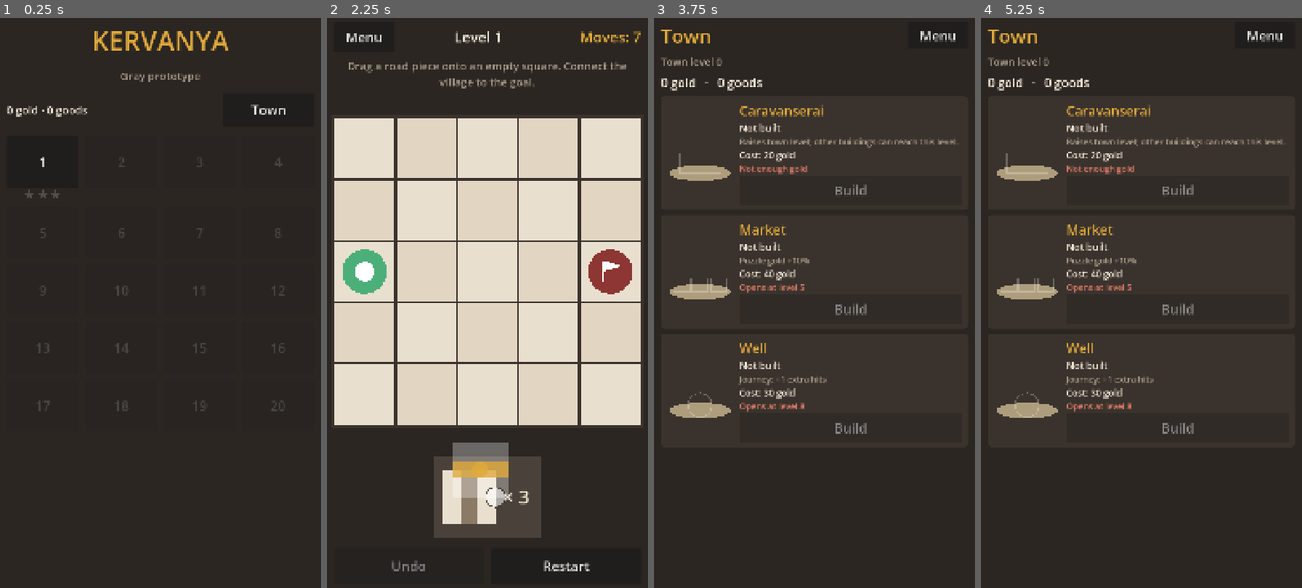
Above: before the commit, frames 1-4 (left to right).
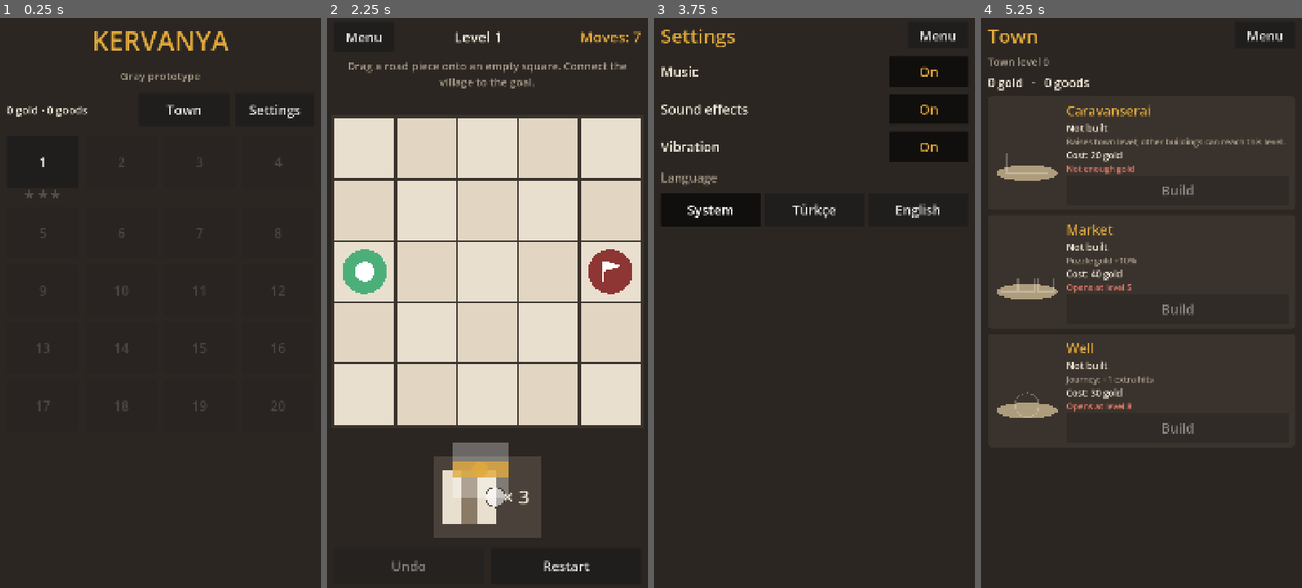
Above: after the commit, the same moments.

Repository: Cagin-karatas/kervanya
Game: Godot game, scene res://scenes/boot.tscn
Two runs of this game, one before a commit and one after it. Both use one fixed random seed, a clock stepped at 60 frames per second and the inputs below.
Inputs (mouse positions are in pixels of both pictures, inside the frame that each line leads up to):
- Up to frame 1 (0.25 s): no input
- Up to frame 2 (2.25 s): click "Town" at 0.5 s; click "Menu" at 1.25 s; click "1" at 2 s
- Up to frame 3 (3.75 s): click "Menu" at 2.75 s; click (930, 109) at 3.5 s, where only the run after the commit has a clickable "Settings"
- Up to frame 4 (5.25 s): click "Menu" at 4.25 s; click "Town" at 5 s

The runs differ from the first frame. In frame 1, 0.2% of the frame differs, in the area x 52-94%, y 15-18%; in frame 2, nothing differs; in frame 3, 13%, in the area x 1-98%, y 1-73%; in frame 4, nothing differs.

Commit message:
Ses ve müzik paketi, AudioManager ve Ayarlar ekranı (plan §12)
- tools/gen_audio.py: 21 efekt + 3 müzik döngüsü tamamen sentezle (saz benzeri telli,
  ney benzeri üflemeli, bendir/darbuka; Hicaz ve pentatonik). Dış kaynak/lisans yok.
- AudioManager: Music/SFX kanalları, yumuşak müzik geçişi, efekt havuzu ve düzey tablosu,
  arka planda müzik durur, titreşim (mobil)
- Ayarlar: müzik / efekt / titreşim ayrı ayrı; dil (Sistem / Türkçe / English); kayıtta kalır
- Sesler: parça alma/bırakma/döndürme/geri alma/geçersiz, hedef bağlanınca çan, kazanma/kaybetme,
  yıldızlar, yolculuk (altın, nadir mal, çarpma, kaydırma, hızlanma), bina kurma/geliştirme, düğmeler
- Analitik: settings_changed. docs/lisanslar.md varlık envanteri
- Testler: 722 birim kontrol (ses dosyaları ve koddaki her ses çağrısı denetlenir);
  oyun testi audio 17, full 79, editor 14, tutorial 7, town 11, junction 6

Co-Authored-By: Claude Opus 5.5 <noreply@anthropic.com>
Claude-Session: https://claude.ai/code/session_013AW1KqiLTRTQPuMbrZxGVx

Diff:
--- /dev/null
+++ b/default_bus_layout.tres
@@ -0,0 +1,15 @@
+[gd_resource type="AudioBusLayout" format=3]
+
+[resource]
+bus/1/name = &"Music"
+bus/1/solo = false
+bus/1/mute = false
+bus/1/bypass_fx = false
+bus/1/volume_db = -6.0
+bus/1/send = &"Master"
+bus/2/name = &"SFX"
+bus/2/solo = false
+bus/2/mute = false
+bus/2/bypass_fx = false
+bus/2/volume_db = 0.0
+bus/2/send = &"Master"
--- a/localization/strings.csv
+++ b/localization/strings.csv
@@ -52,3 +52,13 @@
 R_GOODS,Not enough goods,Yetersiz ticaret malı
 GOLD_BONUS,Market bonus: +%d%%,Pazar bonusu: +%%%d
 TUT_JUNCTION,"The junction splits the road in two: connect the market and the goal at once.","Kavşak yolu ikiye ayırır: pazarı ve hedefi aynı anda bağla."
+SETTINGS,Settings,Ayarlar
+MUSIC,Music,Müzik
+SFX,Sound effects,Ses efektleri
+VIBRATION,Vibration,Titreşim
+LANGUAGE,Language,Dil
+LANG_SYSTEM,System,Sistem
+LANG_TR,Türkçe,Türkçe
+LANG_EN,English,English
+ON,On,Açık
+OFF,Off,Kapalı
--- a/project.godot
+++ b/project.godot
@@ -28,6 +28,7 @@
 GameState="*res://scripts/autoload/game_state.gd"
 SceneRouter="*res://scripts/autoload/scene_router.gd"
 AnalyticsService="*res://scripts/autoload/analytics_service.gd"
+AudioManager="*res://scripts/autoload/audio_manager.gd"
 
 [display]
 
--- /dev/null
+++ b/scenes/settings.tscn
@@ -0,0 +1,12 @@
+[gd_scene load_steps=2 format=3]
+
+[ext_resource type="Script" path="res://scripts/scenes/settings.gd" id="1"]
+
+[node name="Settings" type="Control"]
+layout_mode = 3
+anchors_preset = 15
+anchor_right = 1.0
+anchor_bottom = 1.0
+grow_horizontal = 2
+grow_vertical = 2
+script = ExtResource("1")
--- a/scripts/autoload/analytics_service.gd
+++ b/scripts/autoload/analytics_service.gd
@@ -15,7 +15,7 @@
 	"tile_placed", "tile_rotated", "tile_moved", "tile_returned", "tile_undo",
 	"assist_triggered", "report_opened",
 	"journey_start", "journey_hit", "journey_complete",
-	"building_upgrade", "town_opened",
+	"building_upgrade", "town_opened", "settings_changed",
 ]
 
 var log_path := LOG_PATH
--- /dev/null
+++ b/scripts/autoload/audio_manager.gd
@@ -0,0 +1,148 @@
+extends Node
+## Ses yöneticisi (plan §5 AudioManager, §12 ses planı).
+## - Müzik ve efekt ayrı kanallarda (Music / SFX bus); her kanal ve titreşim ayarlardan ayrı kapatılır.
+## - Müzik parçaları arasında yumuşak geçiş; uygulama arka plana geçince müzik durur.
+## - Efektler küçük bir oynatıcı havuzundan çalar; aynı efekt art arda gelirse hafif perde farkı.
+
+const SFX_PATH := "res://assets/audio/sfx/%s.wav"
+const MUSIC_PATH := "res://assets/audio/music/%s.ogg"
+const POOL_SIZE := 8
+const FADE_TIME := 0.8
+
+## Efekt başına ses düzeyi (dB) — sentez seviyelerini dengelemek için.
+const SFX_DB := {
+	"tile_invalid": -9.0, "level_fail": -5.0, "hint": -6.0, "ui_tap": -8.0,
+	"tile_pick": -4.0, "tile_place": -2.0, "journey_swipe": -6.0, "journey_boost": -4.0,
+}
+const SFX_NAMES := [
+	"ui_tap", "tile_pick", "tile_place", "tile_rotate", "tile_return", "tile_invalid", "undo",
+	"route_connect", "level_win", "level_fail", "star_1", "star_2", "star_3", "hint",
+	"journey_coin", "journey_rare", "journey_hit", "journey_swipe", "journey_boost",
+	"building_build", "building_upgrade",
+]
+const MUSIC_NAMES := ["puzzle_world1", "town", "journey"]
+
+var current_music := ""
+var _sfx: Dictionary = {}
+var _pool: Array[AudioStreamPlayer] = []
+var _next := 0
+var _music_a: AudioStreamPlayer
+var _music_b: AudioStreamPlayer
+var _active_music: AudioStreamPlayer
+var _music_paused_by_focus := false
+var played_log: Array[String] = []  # testler için son çalınan efektler
+
+
+func _ready() -> void:
+	process_mode = Node.PROCESS_MODE_ALWAYS
+	for i in range(POOL_SIZE):
+		var p := AudioStreamPlayer.new()
+		p.bus = &"SFX"
+		add_child(p)
+		_pool.append(p)
+	_music_a = _make_music_player()
+	_music_b = _make_music_player()
+	_active_music = _music_a
+	for n in SFX_NAMES:
+		var path := SFX_PATH % n
+		if ResourceLoader.exists(path):
+			_sfx[n] = load(path)
+	apply_settings()
+
+
+func _make_music_player() -> AudioStreamPlayer:
+	var p := AudioStreamPlayer.new()
+	p.bus = &"Music"
+	p.volume_db = -80.0
+	add_child(p)
+	return p
+
+
+func _settings() -> Dictionary:
+	var gs := get_node_or_null("/root/GameState")
+	return gs.data.get("settings", {}) if gs != null else {}
+
+
+func is_enabled(key: String) -> bool:
+	return bool(_settings().get(key, true))
+
+
+## Ayar değişince kanalları sustur/aç.
+func apply_settings() -> void:
+	_set_bus_mute("Music", not is_enabled("music"))
+	_set_bus_mute("SFX", not is_enabled("sfx"))
+
+
+func _set_bus_mute(bus: String, mute: bool) -> void:
+	var idx := AudioServer.get_bus_index(bus)
+	if idx >= 0:
+		AudioServer.set_bus_mute(idx, mute)
+
+
+func has_sfx(sfx_name: String) -> bool:
+	return _sfx.has(sfx_name)
+
+
+func play_sfx(sfx_name: String, pitch_jitter: float = 0.0) -> void:
+	played_log.append(sfx_name)
+	if played_log.size() > 64:
+		played_log.pop_front()
+	if not _sfx.has(sfx_name) or not is_enabled("sfx"):
+		return
+	var p := _pool[_next]
+	_next = (_next + 1) % _pool.size()
+	p.stream = _sfx[sfx_name]
+	p.volume_db = float(SFX_DB.get(sfx_name, 0.0))
+	p.pitch_scale = 1.0 + randf_range(-pitch_jitter, pitch_jitter)
+	p.play()
+
+
+func play_music(track: String) -> void:
+	if track == current_music:
+		return
+	current_music = track
+	var path := MUSIC_PATH % track
+	if not ResourceLoader.exists(path):
+		return
+	var stream: AudioStream = load(path)
+	if stream is AudioStreamOggVorbis:
+		stream.loop = true
+	var incoming := _music_b if _active_music == _music_a else _music_a
+	var outgoing := _active_music
+	incoming.stream = stream
+	incoming.volume_db = -40.0
+	incoming.play()
+	var tw := create_tween().set_parallel(true)
+	tw.tween_property(incoming, "volume_db", 0.0, FADE_TIME)
+	tw.tween_property(outgoing, "volume_db", -60.0, FADE_TIME)
+	tw.chain().tween_callback(outgoing.stop)
+	_active_music = incoming
+
+
+func stop_music() -> void:
+	current_music = ""
+	var tw := create_tween()
+	tw.tween_property(_active_music, "volume_db", -60.0, FADE_TIME)
+	tw.tween_callback(_active_music.stop)
+
+
+func vibrate(ms: int = 40) -> void:
+	if is_enabled("vibration") and OS.has_feature("mobile"):
+		Input.vibrate_handheld(ms)
+
+
+func is_music_playing() -> bool:
+	return _active_music.playing and not _active_music.stream_paused
+
+
+## Plan §12: uygulama arka plana geçince müzik durur, öne gelince devam eder.
+func _notification(what: int) -> void:
+	match what:
+		NOTIFICATION_APPLICATION_PAUSED, NOTIFICATION_APPLICATION_FOCUS_OUT:
+			if _active_music.playing:
+				_active_music.stream_paused = true
+				_music_paused_by_focus = true
+		NOTIFICATION_APPLICATION_RESUMED, NOTIFICATION_APPLICATION_FOCUS_IN:
+			if _music_paused_by_focus:
+				_active_music.stream_paused = false
+				_music_paused_by_focus = false
--- a/scripts/autoload/game_state.gd
+++ b/scripts/autoload/game_state.gd
@@ -18,6 +18,21 @@
 	load_levels()
 	data = SaveManager.load_data()
 	SaveManager.save_data(data)
+	apply_language()
+
+
+func apply_language() -> void:
+	var code := str(data.get("settings", {}).get("language", ""))
+	TranslationServer.set_locale(code if not code.is_empty() else OS.get_locale_language())
+
+
+func set_setting(key: String, value) -> void:
+	data["settings"][key] = value
+	SaveManager.save_data(data)
+	if key == "language":
+		apply_language()
+	AudioManager.apply_settings()
+	AnalyticsService.track("settings_changed", {"setting": key, "value": (str(value) if str(value) != "" else "system") if value is String else value})
 
 
 func load_levels() -> void:
--- a/scripts/autoload/save_manager.gd
+++ b/scripts/autoload/save_manager.gd
@@ -27,7 +27,7 @@
 		"building_levels": {},
 		"daily_task_state": {},
 		"cosmetics_owned": [],
-		"settings": {"music": true, "sfx": true, "vibration": true},
+		"settings": {"music": true, "sfx": true, "vibration": true, "language": ""},
 		"privacy_choices": {},
 		"content_pack_version": 1,
 		"purchase_entitlements": [],
--- a/scripts/autoload/scene_router.gd
+++ b/scripts/autoload/scene_router.gd
@@ -8,6 +8,7 @@
 const LEVEL_EDITOR := "res://scenes/level_editor.tscn"
 const JOURNEY := "res://scenes/journey.tscn"
 const TOWN := "res://scenes/town.tscn"
+const SETTINGS := "res://scenes/settings.tscn"
 
 
 func goto_menu() -> void:
@@ -31,6 +32,10 @@
 	_change(TOWN)
 
 
+func goto_settings() -> void:
+	_change(SETTINGS)
+
+
 func goto_test_report() -> void:
 	_change(TEST_REPORT)
 
--- a/scripts/scenes/journey.gd
+++ b/scripts/scenes/journey.gd
@@ -53,14 +53,19 @@
 	view = JourneyView.new()
 	view.model = model
 	view.size_flags_vertical = Control.SIZE_EXPAND_FILL
-	view.swiped.connect(func(dir: int) -> void: model.move(dir))
-	view.tapped.connect(func() -> void: model.boost())
+	view.swiped.connect(func(dir: int) -> void:
+		model.move(dir)
+		AudioManager.play_sfx("journey_swipe", 0.08))
+	view.tapped.connect(func() -> void:
+		model.boost()
+		AudioManager.play_sfx("journey_boost"))
 	box.add_child(view)
 
 	info_label = UiKit.label(tr("JOURNEY_HELP"), 32, UiKit.MUTED)
 	box.add_child(info_label)
 
 	_started_ms = Time.get_ticks_msec()
+	AudioManager.play_music("journey")
 	AnalyticsService.track("journey_start", {"level_number": _level_number, "difficulty": diff})
 	_refresh()
 
@@ -69,6 +74,14 @@
 	if _ending:
 		return
 	for e in model.step(minf(delta, 0.05)):
+		match e["type"]:
+			"coin":
+				AudioManager.play_sfx("journey_coin", 0.05)
+			"rare":
+				AudioManager.play_sfx("journey_rare")
+			"hit":
+				AudioManager.play_sfx("journey_hit")
+				AudioManager.vibrate(60)
 		if e["type"] == "hit":
 			view.flash = 1.0
 			AnalyticsService.track("journey_hit", {"level_number": _level_number, "hits": model.hits})
--- a/scripts/scenes/level_select.gd
+++ b/scripts/scenes/level_select.gd
@@ -29,7 +29,12 @@
 	town.size_flags_horizontal = Control.SIZE_FILL
 	town.custom_minimum_size.x = 300
 	bar.add_child(town)
+	var settings := UiKit.button(tr("SETTINGS"), SceneRouter.goto_settings, 110)
+	settings.size_flags_horizontal = Control.SIZE_FILL
+	settings.custom_minimum_size.x = 260
+	bar.add_child(settings)
 	box.add_child(bar)
+	AudioManager.play_music("town")
 	var grid := GridContainer.new()
 	grid.columns = 4
 	grid.add_theme_constant_override("h_separation", 20)
--- a/scripts/scenes/puzzle_board.gd
+++ b/scripts/scenes/puzzle_board.gd
@@ -55,6 +55,10 @@
 			canvas.tutorial_mode = "junction"
 	canvas.board_changed.connect(_on_board_changed)
 	canvas.rejected.connect(_on_rejected)
+	canvas.picked.connect(AudioManager.play_sfx.bind("tile_pick", 0.05))
+	AudioManager.play_music("puzzle_world1")
+	if canvas.show_hint:
+		AudioManager.play_sfx("hint")
 
 	var bottom := HBoxContainer.new()
 	bottom.add_theme_constant_override("separation", 24)
@@ -87,7 +91,17 @@
 	return Time.get_ticks_msec() - _started_ms
 
 
+const ACT_SFX := {"place": "tile_place", "rotate": "tile_rotate", "move": "tile_place",
+		"remove": "tile_return", "undo": "undo"}
+var _connected_hubs := 1
+
+
 func _on_model_acted(kind: String) -> void:
+	AudioManager.play_sfx(ACT_SFX.get(kind, "ui_tap"), 0.06)
+	var hubs := _count_connected_hubs()
+	if hubs > _connected_hubs and not model.is_complete():
+		AudioManager.play_sfx("route_connect")
+	_connected_hubs = hubs
 	if _is_test:
 		return
 	var names := {"place": "tile_placed", "rotate": "tile_rotated", "move": "tile_moved",
@@ -123,6 +137,9 @@
 
 func _finish(won: bool) -> void:
 	_ending = true
+	AudioManager.play_sfx("level_win" if won else "level_fail")
+	if not won:
+		AudioManager.vibrate(80)
 	canvas.input_locked = true
 	undo_button.disabled = true
 	if _is_test:
@@ -151,6 +168,11 @@
 
 
 func _on_rejected(reason: String) -> void:
+	if reason != "tap_tray":
+		AudioManager.play_sfx("tile_invalid")
+		AudioManager.vibrate(30)
+	else:
+		AudioManager.play_sfx("hint")
 	if reason == "no_moves":
 		info_label.text = tr("NO_MOVES")
 	elif reason == "tap_tray":
@@ -200,3 +222,12 @@
 func _leave_test() -> void:
 	GameState.test_level = null
 	SceneRouter.goto_level_editor()
+
+
+func _count_connected_hubs() -> int:
+	var r := model.reachable()
+	var n := 0
+	for c in [level.start_cell, level.goal_cell] + level.points_of_interest:
+		if r.has(c):
+			n += 1
+	return n
--- a/scripts/scenes/result_screen.gd
+++ b/scripts/scenes/result_screen.gd
@@ -11,6 +11,7 @@
 	box.add_child(UiKit.label(tr("LEVEL_N") % (idx + 1), 44, UiKit.MUTED))
 	box.add_child(UiKit.label(tr("WIN_TITLE") if won else tr("FAIL_TITLE"), 80, UiKit.ACCENT if won else UiKit.TEXT))
 	if won:
+		_play_stars(int(r.get("stars", 0)))
 		var stars := StarRow.new(r.get("stars", 0), 110.0)
 		stars.size_flags_horizontal = Control.SIZE_SHRINK_CENTER
 		box.add_child(stars)
@@ -43,6 +44,11 @@
 	box.add_child(UiKit.button(tr("MENU"), SceneRouter.goto_menu, 140))
 
 
+func _play_stars(n: int) -> void:
+	for i in range(n):
+		get_tree().create_timer(0.25 + i * 0.22).timeout.connect(AudioManager.play_sfx.bind("star_%d" % (i + 1)))
+
+
 func _notification(what: int) -> void:
 	if what == NOTIFICATION_WM_GO_BACK_REQUEST:
 		SceneRouter.goto_menu()
--- /dev/null
+++ b/scripts/scenes/settings.gd
@@ -0,0 +1,76 @@
+extends Control
+## Ayarlar (plan §12): müzik, efekt ve titreşim ayrı kapatılır; dil seçimi (Türkçe / İngilizce / sistem).
+
+const LANGS := [["", "LANG_SYSTEM"], ["tr", "LANG_TR"], ["en", "LANG_EN"]]
+
+var _toggles: Dictionary = {}
+var _lang_buttons: Dictionary = {}
+
+
+func _ready() -> void:
+	var box := UiKit.build_screen(self, 24)
+	var top := HBoxContainer.new()
+	var title := UiKit.label(tr("SETTINGS"), 64, UiKit.ACCENT, HORIZONTAL_ALIGNMENT_LEFT)
+	title.size_flags_horizontal = Control.SIZE_EXPAND_FILL
+	top.add_child(title)
+	var back := UiKit.button(tr("MENU"), SceneRouter.goto_menu, 90)
+	back.size_flags_horizontal = Control.SIZE_FILL
+	back.custom_minimum_size.x = 200
+	top.add_child(back)
+	box.add_child(top)
+
+	for key in ["music", "sfx", "vibration"]:
+		var row := HBoxContainer.new()
+		var l := UiKit.label(tr(key.to_upper()), 44, UiKit.TEXT, HORIZONTAL_ALIGNMENT_LEFT)
+		l.size_flags_horizontal = Control.SIZE_EXPAND_FILL
+		row.add_child(l)
+		# Telefonda kolay dokunulsun diye büyük Açık/Kapalı düğmesi (varsayılan anahtar çok küçük).
+		var cb := UiKit.button("", func() -> void: pass, 100)
+		cb.toggle_mode = true
+		cb.size_flags_horizontal = Control.SIZE_FILL
+		cb.custom_minimum_size.x = 260
+		cb.button_pressed = AudioManager.is_enabled(key)
+		_style_toggle(cb)
+		cb.toggled.connect(_on_toggled.bind(key))
+		row.add_child(cb)
+		box.add_child(row)
+		_toggles[key] = cb
+
+	box.add_child(UiKit.label(tr("LANGUAGE"), 40, UiKit.MUTED, HORIZONTAL_ALIGNMENT_LEFT))
+	var langs := HBoxContainer.new()
+	langs.add_theme_constant_override("separation", 12)
+	var group := ButtonGroup.new()
+	var current := str(GameState.data["settings"].get("language", ""))
+	for l in LANGS:
+		var b := UiKit.button(tr(l[1]), _on_language.bind(l[0]), 110)
+		b.toggle_mode = true
+		b.button_group = group
+		b.button_pressed = l[0] == current
+		langs.add_child(b)
+		_lang_buttons[l[0]] = b
+	box.add_child(langs)
+
+
+func _style_toggle(b: Button) -> void:
+	b.text = tr("ON") if b.button_pressed else tr("OFF")
+	b.add_theme_color_override("font_color", UiKit.ACCENT if b.button_pressed else UiKit.MUTED)
+	b.add_theme_color_override("font_pressed_color", UiKit.ACCENT)
+	b.add_theme_color_override("font_hover_pressed_color", UiKit.ACCENT)
+
+
+func _on_toggled(on: bool, key: String) -> void:
+	_style_toggle(_toggles[key])
+	GameState.set_setting(key, on)
+	if key == "vibration" and on:
+		AudioManager.vibrate(60)
+
+
+func _on_language(code: String) -> void:
+	GameState.set_setting("language", code)
+	# Metinler sahne kurulurken çevrildiği için ekranı yeniden aç.
+	SceneRouter.goto_settings()
+
+
+func _notification(what: int) -> void:
+	if what == NOTIFICATION_WM_GO_BACK_REQUEST:
+		SceneRouter.goto_menu()
--- a/scripts/scenes/town.gd
+++ b/scripts/scenes/town.gd
@@ -10,6 +10,7 @@
 
 func _ready() -> void:
 	AnalyticsService.track("town_opened", {"town_level": TownModel.town_level(GameState.data)})
+	AudioManager.play_music("town")
 	var box := UiKit.build_screen(self, 18)
 	var top := HBoxContainer.new()
 	var title := UiKit.label(tr("TOWN"), 64, UiKit.ACCENT, HORIZONTAL_ALIGNMENT_LEFT)
@@ -130,8 +131,10 @@
 
 
 func _on_upgrade(id: String) -> void:
+	var was := TownModel.level_of(GameState.data, id)
 	if not GameState.upgrade_building(id):
 		return
+	AudioManager.play_sfx("building_build" if was == 0 else "building_upgrade")
 	var icon: BuildingIcon = _cards[id]["icon"]
 	var tw := create_tween()
 	icon.pulse = 1.0
--- a/scripts/ui/puzzle_canvas.gd
+++ b/scripts/ui/puzzle_canvas.gd
@@ -6,6 +6,7 @@
 
 signal board_changed
 signal rejected(reason: String)
+signal picked
 
 const COL_BOARD := Color("#3a332d")
 const COL_CELL := Color("#e9dfcf")
@@ -162,6 +163,7 @@
 
 
 func _begin_drag(pos: Vector2) -> void:
+	picked.emit()
 	if _press["source"] == "tray":
 		_drag = {"source": "tray", "type": _press["type"], "rot": 0, "pos": pos}
 	else:
--- a/scripts/ui/ui_kit.gd
+++ b/scripts/ui/ui_kit.gd
@@ -55,8 +55,16 @@
 	b.custom_minimum_size = Vector2(0, min_height)
 	b.size_flags_horizontal = Control.SIZE_EXPAND_FILL
 	b.add_theme_font_size_override("font_size", 44)
+	b.pressed.connect(_tap_sound)
 	b.pressed.connect(on_pressed)
 	return b
+
+
+static func _tap_sound() -> void:
+	var tree := Engine.get_main_loop() as SceneTree
+	var am := tree.root.get_node_or_null("AudioManager") if tree != null else null
+	if am != null:
+		am.play_sfx("ui_tap")
 
 
 static func label(text: String, font_size: int = 40, color: Color = TEXT,
--- a/tests/run_tests.gd
+++ b/tests/run_tests.gd
@@ -32,6 +32,7 @@
 		"test_generated_levels_properties",
 		"test_town_model",
 		"test_junction",
+		"test_audio_assets",
 	]
 	for t in tests:
 		_current = t
@@ -568,3 +569,30 @@
 		if lv.tutorial_key == "TUT_JUNCTION":
 			found = int(lv.tile_pool.get(TD.Type.JUNCTION, 0)) > 0
 	check(found, "kavşak öğretim bölümü var ve kavşak içeriyor")
+
+
+func test_audio_assets() -> void:
+	var am = load("res://scripts/autoload/audio_manager.gd")
+	for n in am.SFX_NAMES:
+		check(ResourceLoader.exists(am.SFX_PATH % n), "efekt dosyası var: %s" % n)
+	for n in am.MUSIC_NAMES:
+		check(ResourceLoader.exists(am.MUSIC_PATH % n), "müzik dosyası var: %s" % n)
+	# Koddaki her play_sfx / play_music çağrısı tanımlı bir sese gitmeli.
+	var re := RegEx.create_from_string("play_(sfx|music)\\(\"([a-z0-9_]+)\"")
+	var re_bind := RegEx.create_from_string("play_sfx\\.bind\\(\"([a-z0-9_]+)\"")
+	var files := ["res://scripts/scenes/puzzle_board.gd", "res://scripts/scenes/journey.gd", "res://scripts/scenes/town.gd",
+			"res://scripts/scenes/result_screen.gd", "res://scripts/scenes/level_select.gd", "res://scripts/ui/ui_kit.gd"]
+	var seen := 0
+	for f in files:
+		var src := FileAccess.get_file_as_string(f)
+		for m in re.search_all(src):
+			seen += 1
+			var list: Array = am.SFX_NAMES if m.get_string(1) == "sfx" else am.MUSIC_NAMES
+			check(list.has(m.get_string(2)), "%s: tanımsız ses '%s'" % [f.get_file(), m.get_string(2)])
+		for m in re_bind.search_all(src):
+			seen += 1
+			check(am.SFX_NAMES.has(m.get_string(1)), "%s: tanımsız ses '%s'" % [f.get_file(), m.get_string(1)])
+	check(seen >= 10, "koddaki ses çağrıları bulundu (%d)" % seen)
+	for k in am.SFX_DB:
+		check(am.SFX_NAMES.has(k), "ses düzeyi tablosunda bilinmeyen efekt: %s" % k)
+	check(FileAccess.file_exists("res://docs/lisanslar.md"), "lisans envanteri var")
--- a/tools/playtest.gd
+++ b/tools/playtest.gd
@@ -45,6 +45,8 @@
 			await run_town()
 		"junction":
 			await run_junction()
+		"audio":
+			await run_audio()
 	print("\nSONUÇ [%s] %d geçti, %d başarısız" % [mode, passed, failed])
 	for n in notes:
 		print("  not: " + n)
@@ -619,3 +621,72 @@
 	await frames(2)
 	await wait_scene("PuzzleBoard")
 	check(current_scene.canvas._slot_rects.size() == 1, "bölüm 1 tepsisinde yalnız düz parça")
+
+
+func run_audio() -> void:
+	var am: Node = root.get_node("AudioManager")
+	gs().data["settings"] = {"music": true, "sfx": true, "vibration": true, "language": "tr"}
+	gs().apply_language()
+	am.apply_settings()
+	change_scene_to_file("res://scenes/level_select.tscn")
+	await wait_scene("LevelSelect")
+	await frames(10)
+	check(am.current_music == "town" and am.is_music_playing(), "menüde kasaba müziği çalıyor")
+	am.played_log.clear()
+	await tap_button("1")
+	await wait_scene("PuzzleBoard")
+	await frames(5)
+	check(am.played_log.has("ui_tap"), "butona dokununca tık sesi")
+	check(am.current_music == "puzzle_world1", "bulmacada fasıl müziği")
+	var board: Node = current_scene
+	am.played_log.clear()
+	await play_solution(board)
+	await create_timer(0.3).timeout
+	for n in ["tile_pick", "tile_place", "level_win"]:
+		check(am.played_log.has(n), "bölüm oynanırken '%s' çaldı" % n)
+	notes.append("bölüm 1 sesleri: %s" % ", ".join(am.played_log))
+	check(await wait_scene("Journey"), "yolculuk")
+	await frames(5)
+	check(am.current_music == "journey", "yolculuk müziği")
+	var c: Vector2 = current_scene.view.get_global_transform() * (current_scene.view.size / 2.0)
+	await drag_path(c, c + Vector2(220, 0), true, 4)
+	check(am.played_log.has("journey_swipe"), "kaydırma sesi")
+	await tap_button(t("SKIP"))
+	await wait_scene("ResultScreen")
+	await create_timer(1.0).timeout
+	check(am.played_log.has("star_1") and am.played_log.has("star_3"), "sonuçta yıldız sesleri")
+	# Ayarlar: müziği ve efektleri kapat, kanal susmalı ve kayıtta kalmalı
+	change_scene_to_file("res://scenes/settings.tscn")
+	await wait_scene("Settings")
+	await shot("a1_ayarlar_tr")
+	var st: Node = current_scene
+	await tap(st._toggles["music"].get_global_rect().get_center())
+	await tap(st._toggles["sfx"].get_global_rect().get_center())
+	check(not gs().data["settings"]["music"] and not gs().data["settings"]["sfx"], "ayarlar kapandı")
+	check(AudioServer.is_bus_mute(AudioServer.get_bus_index("Music")) and AudioServer.is_bus_mute(AudioServer.get_bus_index("SFX")), "Music ve SFX kanalları sustu")
+	var saved: Dictionary = root.get_node("SaveManager").load_data()
+	check(not saved["settings"]["music"] and not saved["settings"]["sfx"], "ses ayarları kaydedildi")
+	# Dil: İngilizce
+	await tap(st._lang_buttons["en"].get_global_rect().get_center())
+	await frames(3)
+	await wait_scene("Settings")
+	await frames(3)
+	check(find_button("Menu") != null and TranslationServer.get_locale().begins_with("en"), "dil İngilizce'ye geçti")
+	await shot("a2_ayarlar_en")
+	st = current_scene
+	await tap(st._toggles["music"].get_global_rect().get_center())
+	await tap(st._toggles["sfx"].get_global_rect().get_center())
+	await tap(st._lang_buttons["tr"].get_global_rect().get_center())
+	await frames(3)
+	await wait_scene("Settings")
+	await frames(3)
+	check(find_button("Menü") != null and not AudioServer.is_bus_mute(AudioServer.get_bus_index("Music")), "Türkçe'ye dönüldü, müzik açıldı")
+	# Arka plana geçiş: müzik durur, dönünce devam eder
+	change_scene_to_file("res://scenes/level_select.tscn")
+	await wait_scene("LevelSelect")
+	await create_timer(1.0).timeout
+	am.notification(Node.NOTIFICATION_APPLICATION_FOCUS_OUT)
+	check(not am.is_music_playing(), "arka planda müzik durdu")
+	am.notification(Node.NOTIFICATION_APPLICATION_FOCUS_IN)
+	check(am.is_music_playing(), "öne gelince müzik devam etti")
+	await shot("a3_menu")
Not shown, added: assets/audio/music/journey.ogg.import
Not shown, added: assets/audio/music/puzzle_world1.ogg.import
Not shown, added: assets/audio/music/town.ogg.import
Not shown, added: assets/audio/sfx/building_build.wav.import
Not shown, added: assets/audio/sfx/building_upgrade.wav.import
Not shown, added: assets/audio/sfx/hint.wav.import
Not shown, added: assets/audio/sfx/journey_boost.wav.import
Not shown, added: assets/audio/sfx/journey_coin.wav.import
Not shown, added: assets/audio/sfx/journey_hit.wav.import
Not shown, added: assets/audio/sfx/journey_rare.wav.import
Not shown, added: assets/audio/sfx/journey_swipe.wav.import
Not shown, added: assets/audio/sfx/level_fail.wav.import
(and 39 more such lines)
